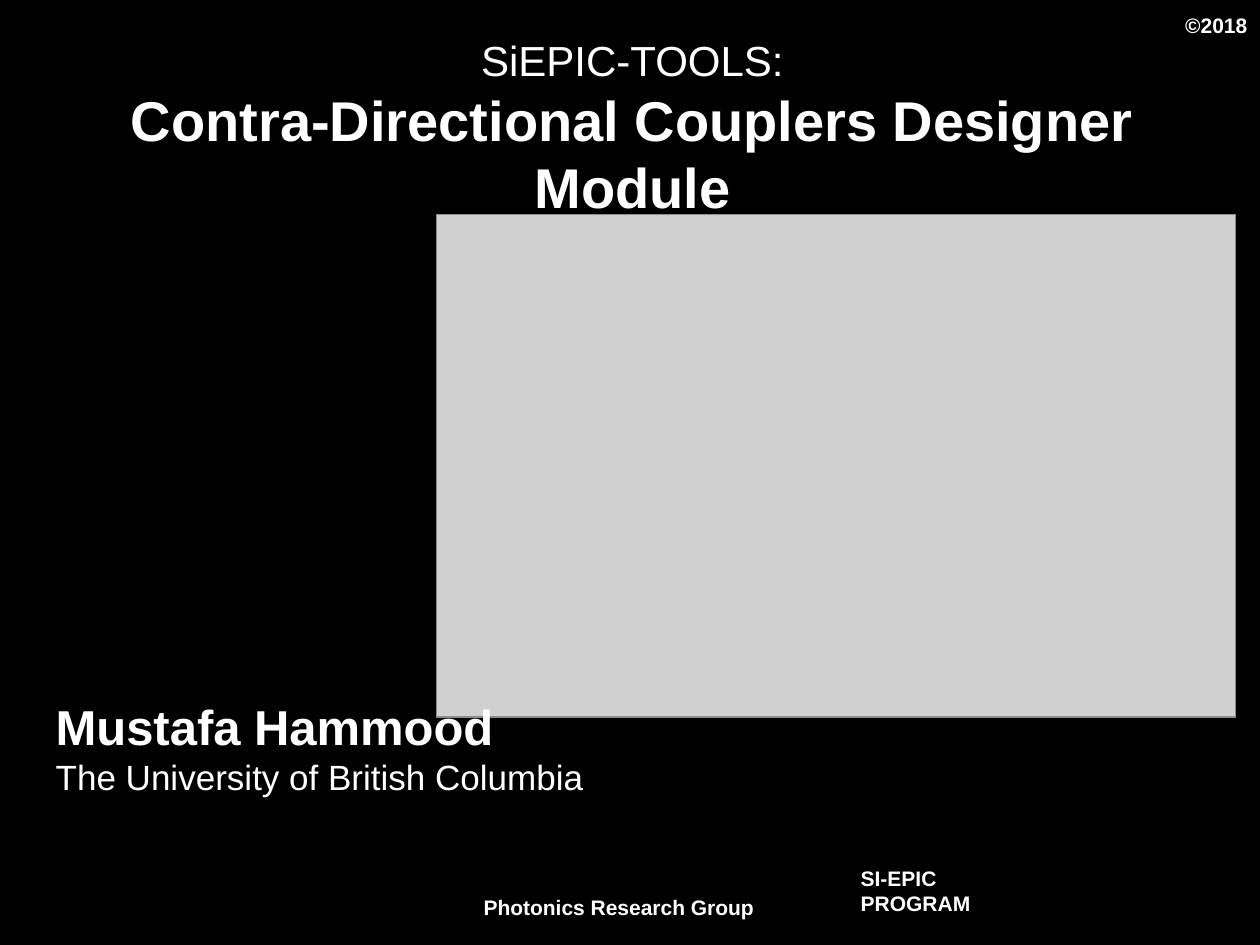
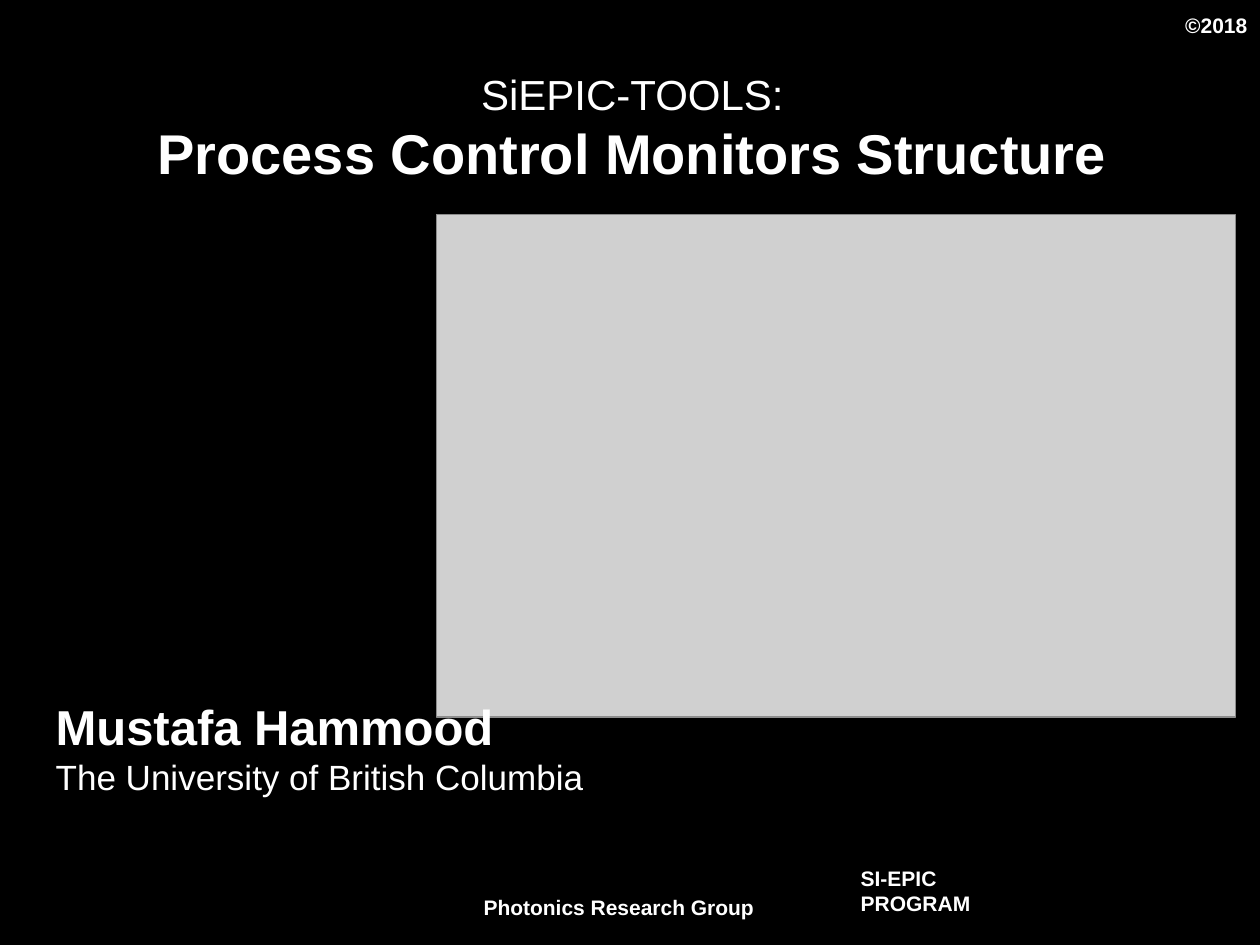
Before and after one commit to SiEPIC/SiEPIC_EBeam_PDK, a slide deck: slide 1 of PCM/PCM_intro.pptx. Drawn at 1260x945 pixels with LibreOffice and Linux fonts; fonts in the diff are those of the drawing; grey boxes stand for pictures; background and template pictures are left out. Boxes give left, top, right and bottom in pixels: in the first picture for what was removed or moved away, otherwise in the second. Text is boxed around its words. In the diff, an @@ line names an element or a change of style, - is before the commit and + after.

```diff
--- a/PCM/PCM_intro.pptx
+++ b/PCM/PCM_intro.pptx
@@ title at [157,79,1106,175]: text changed @@
-SiEPIC-TOOLS:
-Contra-Directional Couplers Designer Module
+SiEPIC-TOOLS:
+Process Control Monitors Structure
```
Also in this commit, not shown: 2 slides added, 1 slide removed.
